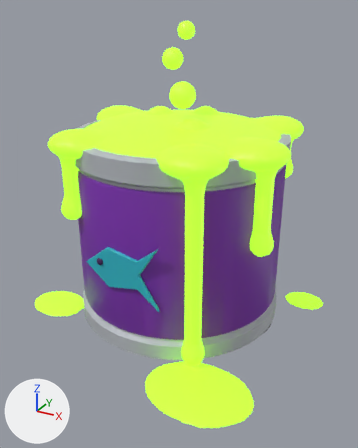
The FBX model samples/packs/zombie_cats/zc_toxic_can.unreal.fbx: old version first, new version second.
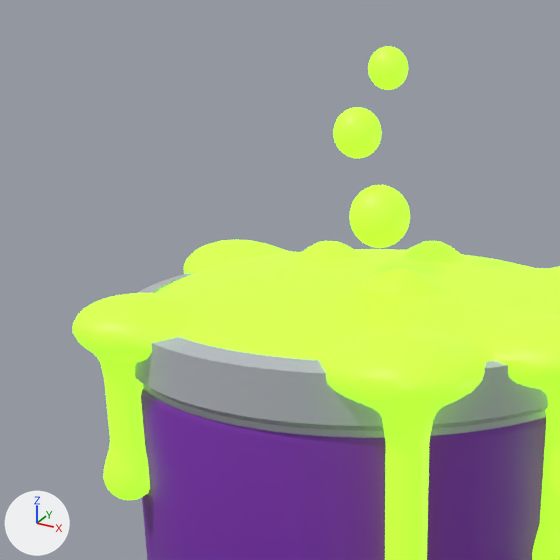
Old and new are each drawn whole from a camera (50 mm lens) standing at (0.742, -1.355, 0.999) and looking at (0.024, -0.049, 0.346) and again close up on the part from 4% to 73% of the width and 0% to 55% of the height. Every picture has the same lights, and +X, +Y and +Z are marked at lower left. The last two pictures show the newer version. Objects named as collision shapes, trigger or cutter boxes, shadow casters or lower levels of detail are left out. Where no turn or scale is listed for an object, it has been applied to the vertices.
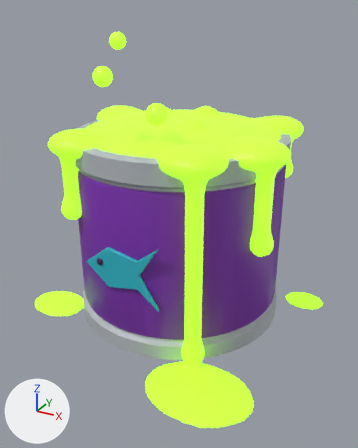
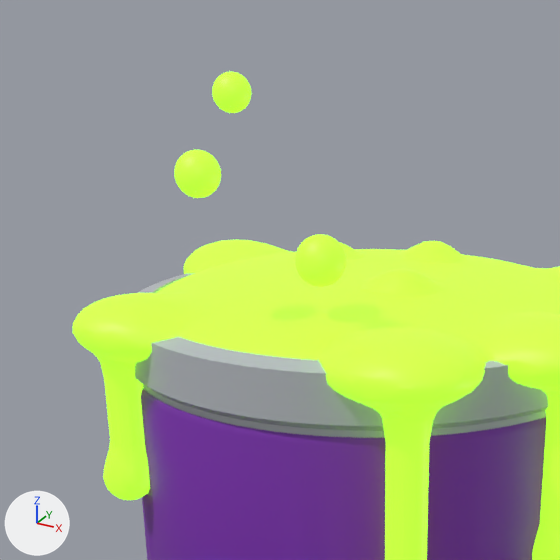
What differs and where, as boxes (x1, y1, x2, y2) in the close-ups (560 x 560 px):
'Sphere', moved, rescaled (16% narrower, 16% shorter)
    before: (349, 185, 410, 248)
    after: (295, 234, 346, 287)
'Sphere.001', moved, rescaled
    before: (333, 107, 382, 158)
    after: (174, 150, 221, 198)
'Sphere.002', moved, rescaled (7% shorter)
    before: (368, 46, 408, 90)
    after: (212, 72, 251, 113)

What changed in the scene script:
```text
Change me_sphere_004:
    used by ob_sphere; location = (0.02, -0.02, 0.755)
    remove me_sphere_004.from_pydata(...)  # 610 vertices, 1216 faces; spans x -0.04..0.04, y -0.04..0.04, z -0.04..0.04
    add me_sphere_004.from_pydata(...)  # 610 vertices, 1216 faces; spans x -0.03..0.03, y -0.03..0.03, z -0.03..0.03
    me_sphere_004 part 2: the whole mesh is scaled about its middle by 0.75
Change me_sphere_006:
    used by ob_sphere_002; location = (0.01, 0.02, 0.935)
    remove me_sphere_006.from_pydata(...)  # 610 vertices, 1216 faces; spans x -0.026..0.026, y -0.026..0.026, z -0.026..0.026
    add me_sphere_006.from_pydata(...)  # 610 vertices, 1216 faces; spans x -0.02..0.02, y -0.02..0.02, z -0.02..0.02
    me_sphere_006 part 1: the whole mesh is scaled about its middle by 0.769
Change me_sphere_005:
    used by ob_sphere_001; location = (-0.03, 0.01, 0.855)
    remove me_sphere_005.from_pydata(...)  # 610 vertices, 1216 faces; spans x -0.032..0.032, y -0.032..0.032, z -0.032..0.032
    add me_sphere_005.from_pydata(...)  # 610 vertices, 1216 faces; spans x -0.026..0.026, y -0.026..0.026, z -0.026..0.026
    me_sphere_005 part 3: the whole mesh is scaled about its middle by 0.812
Change ob_sphere:
    ob_sphere.location: (0.02, -0.02, 0.755) -> (0.05, -0.22, 0.735)
Change ob_sphere_002:
    ob_sphere_002.location: (0.01, 0.02, 0.935) -> (0.02, -0.34, 0.925)
Change ob_sphere_001:
    ob_sphere_001.location: (-0.03, 0.01, 0.855) -> (-0.06, -0.3, 0.835)
```
